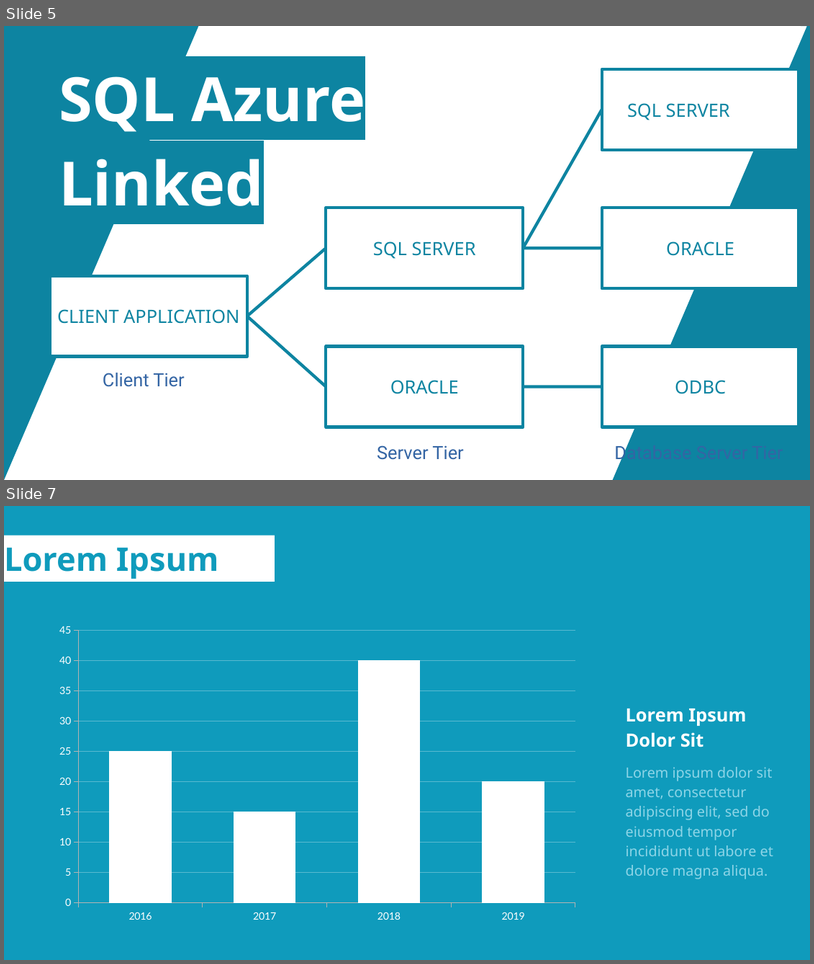
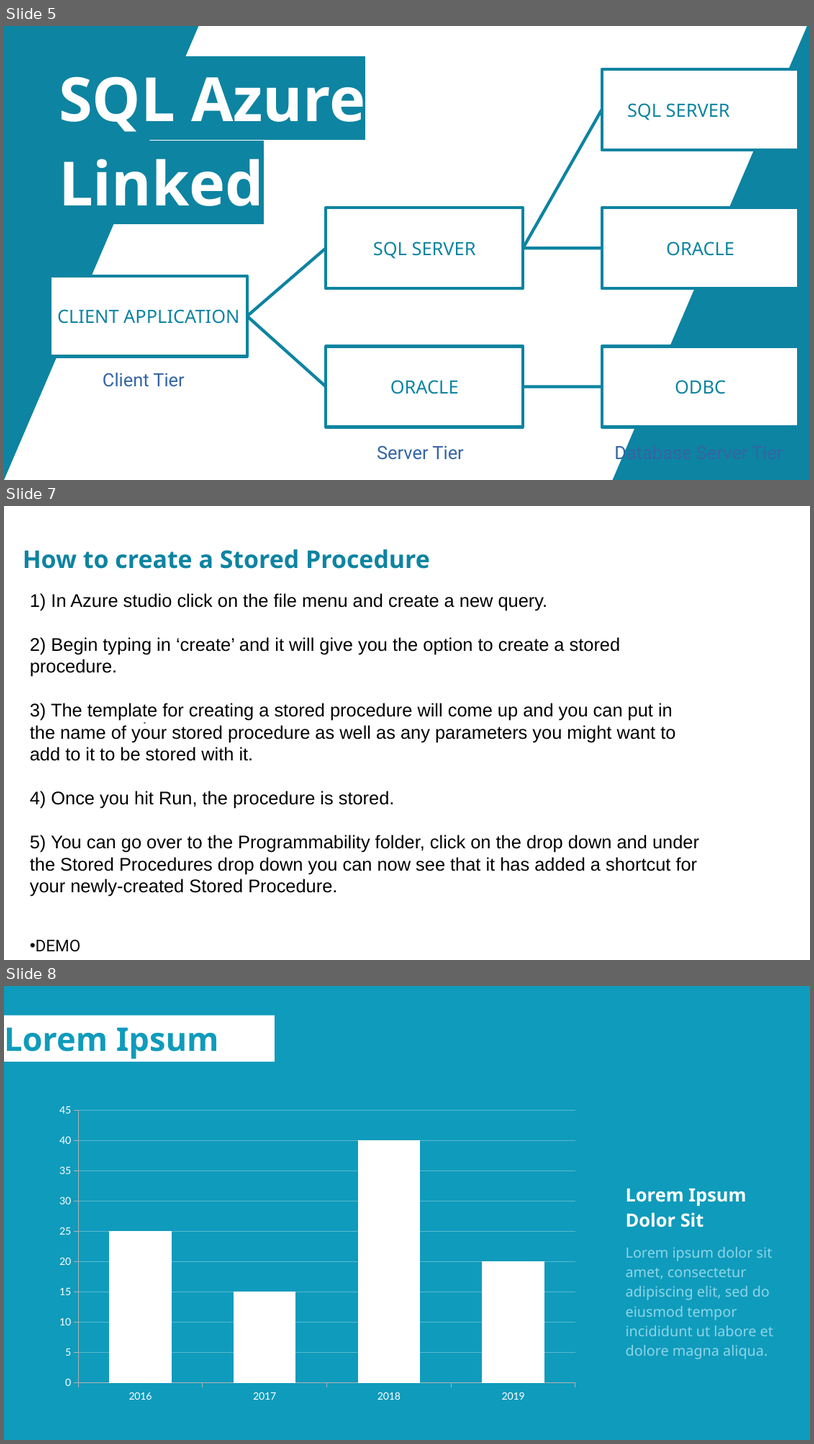
Before and after one commit to Thomaslvo/Amplifire, a slide deck: Stored Functions Presentation Powerpoint.pptx. Shown one above the other, each under a label of ours: slides 5 and 7 before the commit, slides 5, 7 and 8 after it; the slides between them are not shown. The pictures are 814x964 and 814x1444 pixels, drawn with LibreOffice and Linux fonts; fonts in the diff are those of the drawing; background and template pictures are left out. Boxes give left, top, right and bottom in pixels: in the first picture for what was removed or moved away, otherwise in the second. Text is boxed around its words. In the diff, an @@ line names an element or a change of style, - is before the commit and + after.

Commit message:
Added Creating Stored Procedures

```diff
--- a/Stored Functions Presentation Powerpoint.pptx
+++ b/Stored Functions Presentation Powerpoint.pptx
@@ slide 7 added at [4,506,810,960], background #FFFFFF @@
@@ title added at [23,549,430,569], 24 pt, text #0D84A1, bold @@
+How to create a Stored Procedure
@@ text added at [30,593,700,952], 18 pt, text #000000 @@
+1) In Azure studio click on the file menu and create a new query.
+2) Begin typing in ‘create’ and it will give you the option to create a stored procedure.
+3) The template for creating a stored procedure will come up and you can put in the name of your stored procedure as well as any parameters you might want to add to it to be stored with it.
+4) Once you hit Run, the procedure is stored.
+5) You can go over to the Programmability folder, click on the drop down and under the Stored Procedures drop down you can now see that it has added a shortcut for your newly-created Stored Procedure.
+• DEMO
@@ text added at [41,703,249,777], 14 pt, text #666666 @@
+.
@@ what was slide 7 is now slide 8 @@
```
Also in this commit, not shown: 1 slide changed, 1 other slide added, 1 slide removed.
